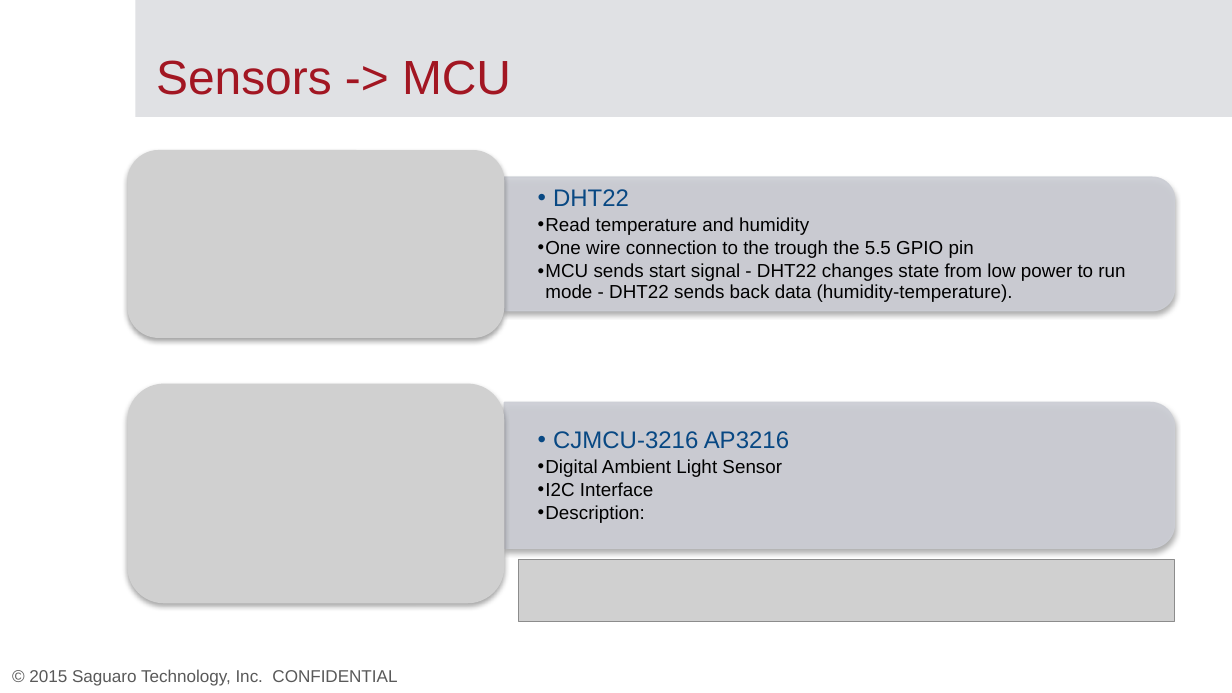
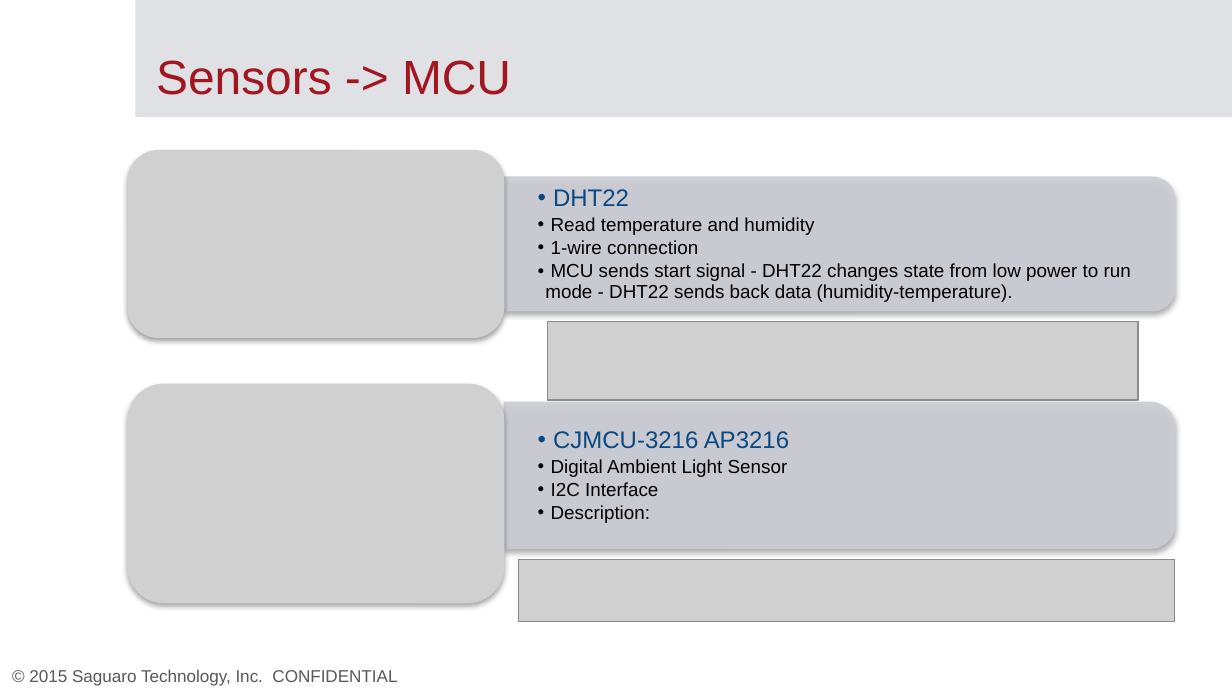
Before and after one commit to mememihnea/LicentaCod, a slide deck: slide 9 of Documentatie/Template.pptx (slide 7 before the commit). Drawn at 1232x693 pixels with LibreOffice and Linux fonts; fonts in the diff are those of the drawing; grey boxes stand for pictures; background and template pictures are left out. Boxes give left, top, right and bottom in pixels: in the first picture for what was removed or moved away, otherwise in the second. Text is boxed around its words. In the diff, an @@ line names an element or a change of style, - is before the commit and + after.

```diff
--- a/Documentatie/Template.pptx
+++ b/Documentatie/Template.pptx
@@ text at (x1=551, y1=240, x2=698, y2=254): text changed @@
-  • One wire connection to the trough the 5.5 GPIO pin
+  • 1-wire connection
@@ picture added at (x1=548, y1=322, x2=1138, y2=400) @@
@@ text "CJMCU-3216 AP3216" rewrapped from (x1=538, y1=431, x2=789, y2=523) to (x1=551, y1=431, x2=789, y2=523) @@
```
Also in this commit, not shown: 4 other slides changed, 3 slides added, 1 slide removed.
